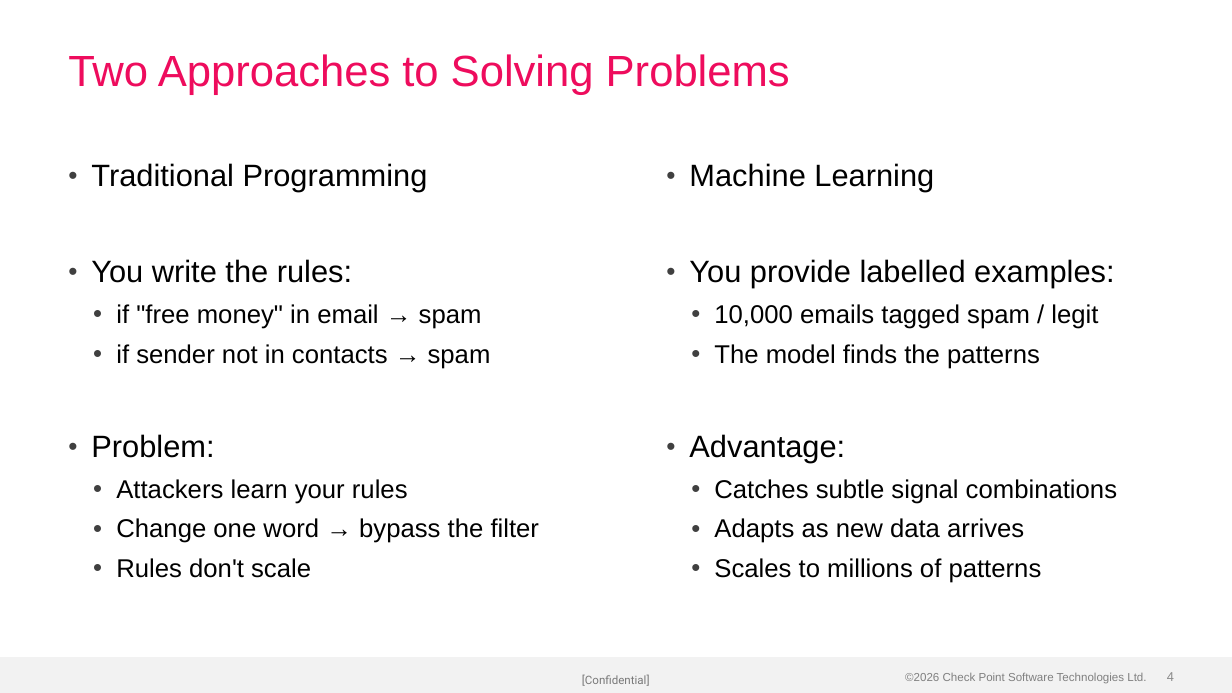
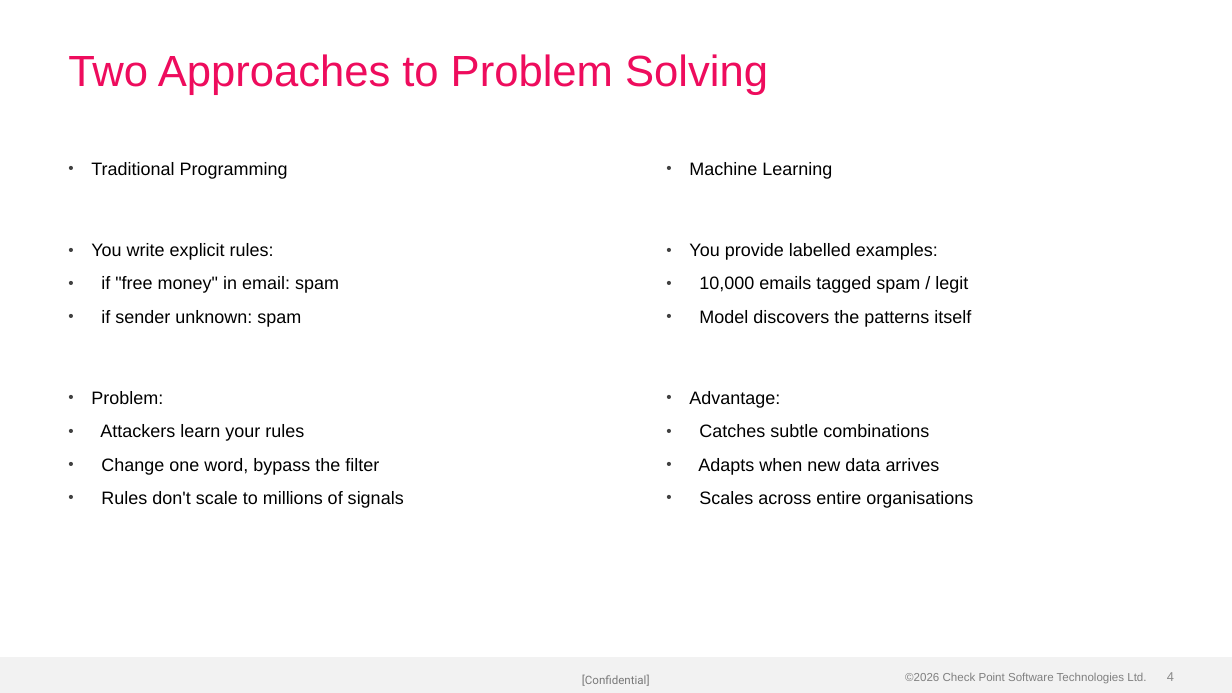
Before and after one commit to alshawwaf/ai-basic-training, a slide deck: slide 4 of stage1_classic_ml/01_what_is_ml/Lecture-1-What-is-ML.pptx. Drawn at 1232x693 pixels with LibreOffice and Linux fonts; fonts in the diff are those of the drawing; background and template pictures are left out. Boxes give left, top, right and bottom in pixels: in the first picture for what was removed or moved away, otherwise in the second. Text is boxed around its words. In the diff, an @@ line names an element or a change of style, - is before the commit and + after.

Commit message:
Rebuild Lecture 1 with cleaner structure and professional visuals
Reorganised from 9 fragmented sections (32 slides) to 6 focused
sections (28 slides) with a clear narrative arc. Improved image
quality with consistent colour palette, better layout variety,
and tighter content per slide.

```diff
--- a/stage1_classic_ml/01_what_is_ml/Lecture-1-What-is-ML.pptx
+++ b/stage1_classic_ml/01_what_is_ml/Lecture-1-What-is-ML.pptx
@@ title at (68,54,768,95): text changed @@
-Two Approaches to Solving Problems
+Two Approaches to Problem Solving
@@ text at (91,162,304,441): size 24 to 14 pt in "Traditional Programming", "Problem:"; size 20 to 14 pt in "Attackers learn your rules"; list level 2 to 1 in "Attackers learn your rules" @@
@@ text at (689,162,968,408): size 24 to 14 pt in "Machine Learning", "You provide labelled examples:", "Advantage:"; size 20 to 14 pt in "10,000 emails tagged spam / legit"; list level 2 to 1 in "10,000 emails tagged spam / ..." @@
@@ text at (91,243,339,327): text changed; size 20 to 14 pt @@
-• You write the rules:
-  • if "free money" in email → spam
-  • if sender not in contacts → spam
+• You write explicit rules:
+• if "free money" in email: spam
+• if sender unknown: spam
@@ text at (699,310,971,327): text changed; size 20 to 14 pt @@
-  • The model finds the patterns
+• Model discovers the patterns itself
@@ text at (698,424,973,508): text changed; size 20 to 14 pt @@
-  • Catches subtle signal combinations
-  • Adapts as new data arrives
-  • Scales to millions of patterns
+• Catches subtle combinations
+• Adapts when new data arrives
+• Scales across entire organisations
@@ text at (101,458,404,508): text changed; size 20 to 14 pt @@
-  • Change one word → bypass the filter
-  • Rules don't scale
+• Change one word, bypass the filter
+• Rules don't scale to millions of signals
```
Also in this commit, not shown: 20 other slides changed, 4 slides added, 8 slides removed.
